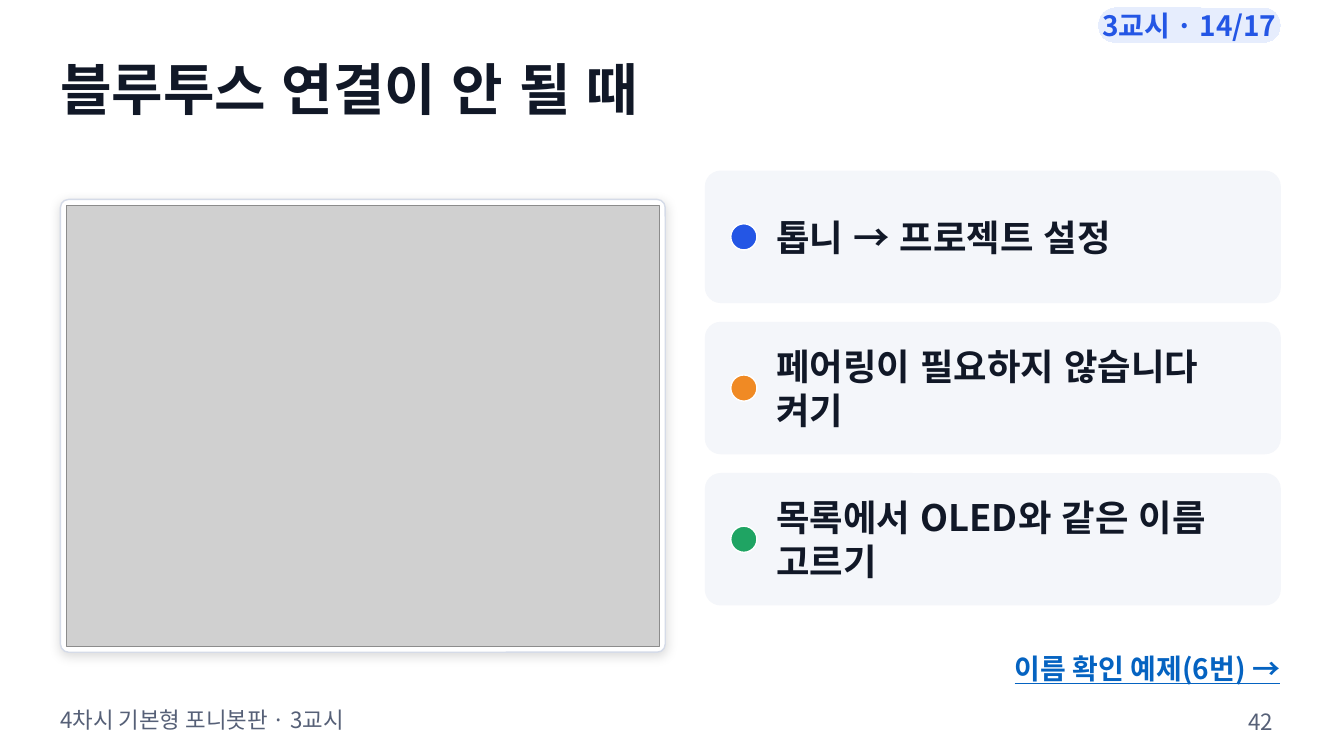
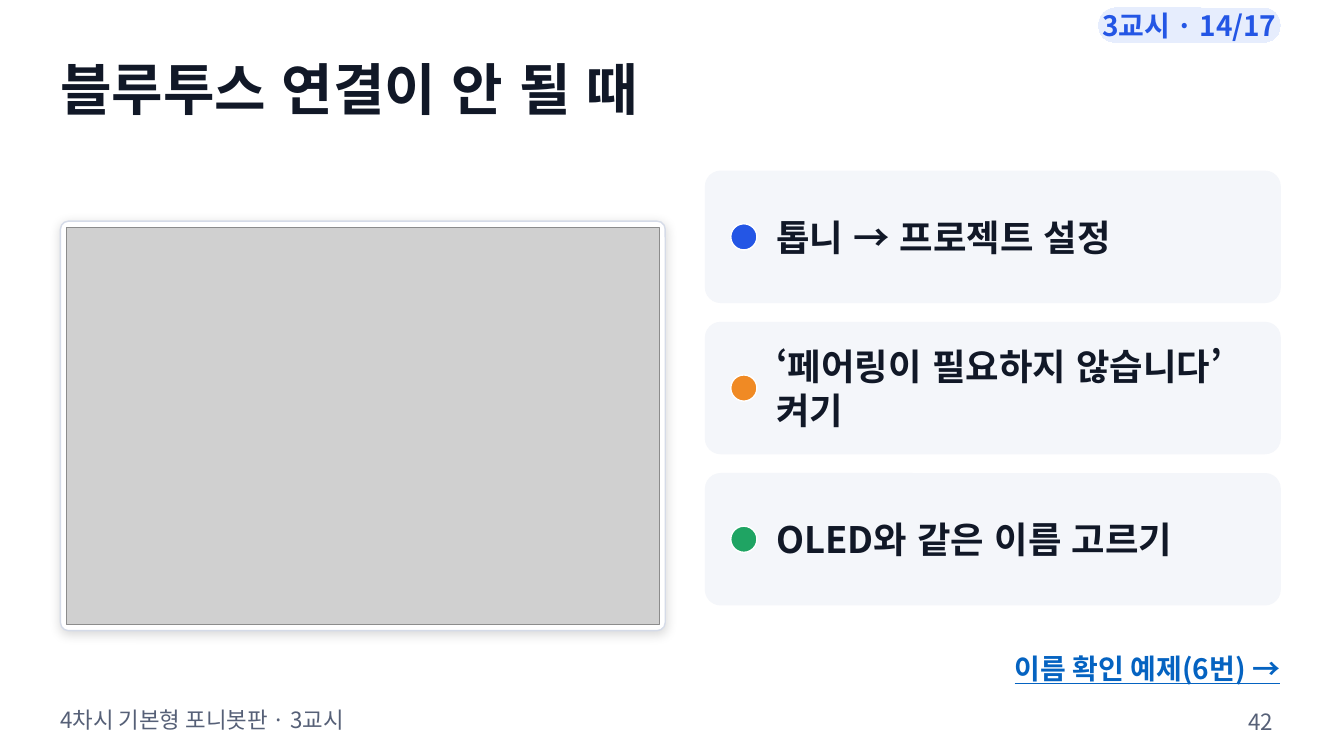
Before and after one commit to boundaryx01-uniquelife/microbit, a slide deck: slide 42 of bridge/ponybot/materials/포니봇_4차시_기본형/ponybot_4차시_수업슬라이드.pptx. Drawn at 1344x756 pixels with LibreOffice and Linux fonts; fonts in the diff are those of the drawing; grey boxes stand for pictures. Boxes give left, top, right and bottom in pixels: in the first picture for what was removed or moved away, otherwise in the second. Text is boxed around its words. In the diff, an @@ line names an element or a change of style, - is before the commit and + after.

```diff
--- a/bridge/ponybot/materials/포니봇_4차시_기본형/ponybot_4차시_수업슬라이드.pptx
+++ b/bridge/ponybot/materials/포니봇_4차시_기본형/ponybot_4차시_수업슬라이드.pptx
@@ rounded rectangle: place and size @@
-rounded rectangle at [60,200,665,652]
+rounded rectangle at [60,221,665,630]
@@ rounded rectangle at [60,221,665,630]: proportions changed @@
@@ picture: place and size @@
-picture at [67,206,659,646]
+picture at [67,227,659,624]
@@ text at [776,348,1222,428]: text changed @@
-페어링이 필요하지 않습니다 켜기
+‘페어링이 필요하지 않습니다’ 켜기
@@ text at [776,522,1172,557]: text changed @@
-목록에서 OLED와 같은 이름 고르기
+OLED와 같은 이름 고르기
```
Also in this commit, not shown: 1 other slide changed, 7 other files.
